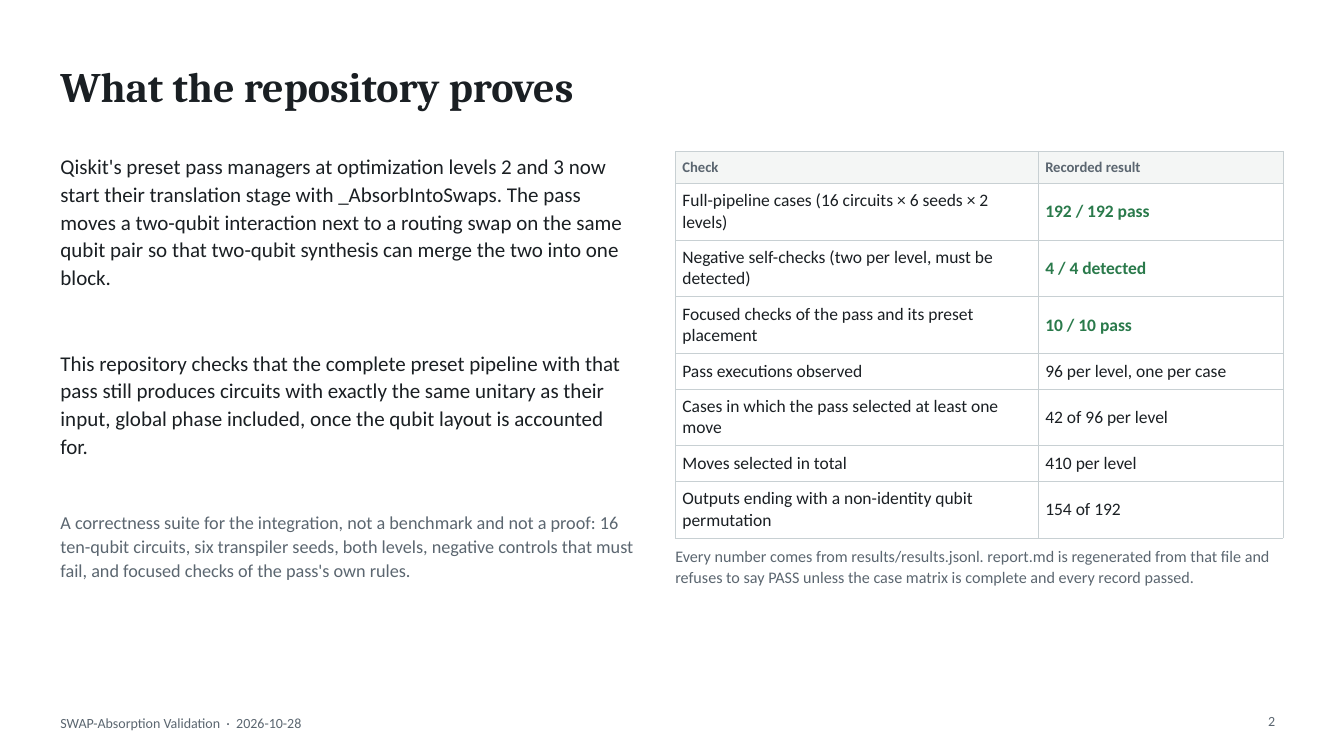
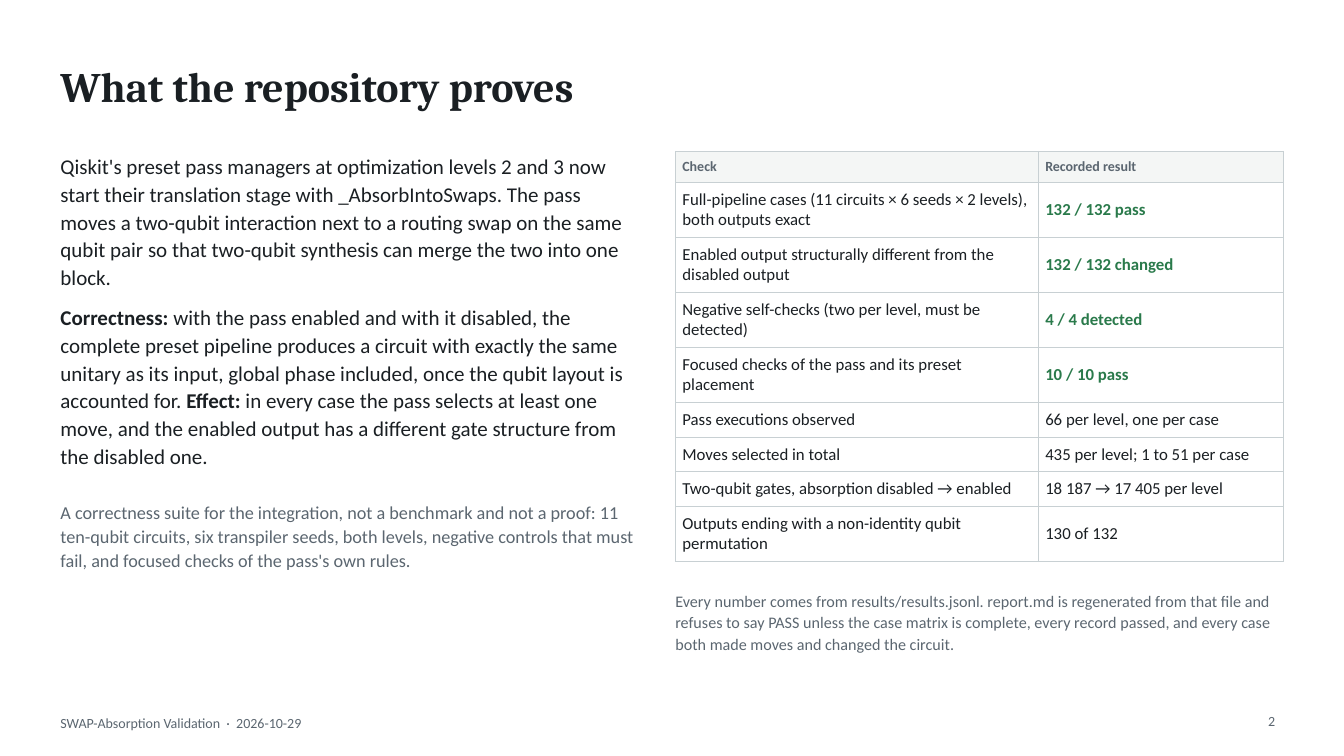
Before and after one commit to AI-native-Systems-Research/qiskit-swap-asbsorption-validation, a slide deck: slide 2 of swap_absorption_validation.pptx. Drawn at 1344x756 pixels with LibreOffice and Linux fonts; fonts in the diff are those of the drawing. Boxes give left, top, right and bottom in pixels: in the first picture for what was removed or moved away, otherwise in the second. Text is boxed around its words. In the diff, an @@ line names an element or a change of style, - is before the commit and + after.

Commit message:
Fixes in the report

```diff
--- a/swap_absorption_validation.pptx
+++ b/swap_absorption_validation.pptx
@@ table at bbox=[676, 151, 1284, 556] @@
-row 2: Full-pipeline cases (16 circuits × 6 seeds × 2 levels) | 192 / 192 pass
+row 2: Full-pipeline cases (11 circuits × 6 seeds × 2 levels), both outputs exact | 132 / 132 pass
+row 3: Enabled output structurally different from the disabled output | 132 / 132 changed
-row 6, column 2: 96 per level, one per case
+row 6, column 2: 66 per level, one per case
-row 7, column 1: Cases in which the pass selected at least one move
+row 7, column 1: Moves selected in total
-row 7, column 2: 42 of 96 per level
+row 7, column 2: 435 per level; 1 to 51 per case
-row 8, column 1: Moves selected in total
+row 8, column 1: Two-qubit gates, absorption disabled → enabled
-row 8, column 2: 410 per level
+row 8, column 2: 18 187 → 17 405 per level
-row 9, column 2: 154 of 192
+row 9, column 2: 130 of 132
@@ text at bbox=[60, 310, 623, 464]: text changed @@
-This repository checks that the complete preset pipeline with that pass still produces circuits with exactly the same unitary as their input, global phase included, once the qubit layout is accounted for.
+Correctness: with the pass enabled and with it disabled, the complete preset pipeline produces a circuit with exactly the same unitary as its input, global phase included, once the qubit layout is accounted for. Effect: in every case the pass selects at least one move, and the enabled output has a different gate structure from the disabled one.
@@ text at bbox=[60, 506, 633, 570]: text changed @@
-A correctness suite for the integration, not a benchmark and not a proof: 16 ten-qubit circuits, six transpiler seeds, both levels, negative controls that must fail, and focused checks of the pass's own rules.
+A correctness suite for the integration, not a benchmark and not a proof: 11 ten-qubit circuits, six transpiler seeds, both levels, negative controls that must fail, and focused checks of the pass's own rules.
@@ text at bbox=[675, 596, 1270, 653]: text changed @@
-Every number comes from results/results.jsonl. report.md is regenerated from that file and refuses to say PASS unless the case matrix is complete and every record passed.
+Every number comes from results/results.jsonl. report.md is regenerated from that file and refuses to say PASS unless the case matrix is complete, every record passed, and every case both made moves and changed the circuit.
@@ text at bbox=[60, 718, 301, 730]: text changed @@
-SWAP-Absorption Validation · 2026-10-28
+SWAP-Absorption Validation · 2026-10-29
```
Also in this commit, not shown: 16 other slides changed, 3 slides added, 1 slide removed, 5 other files.
